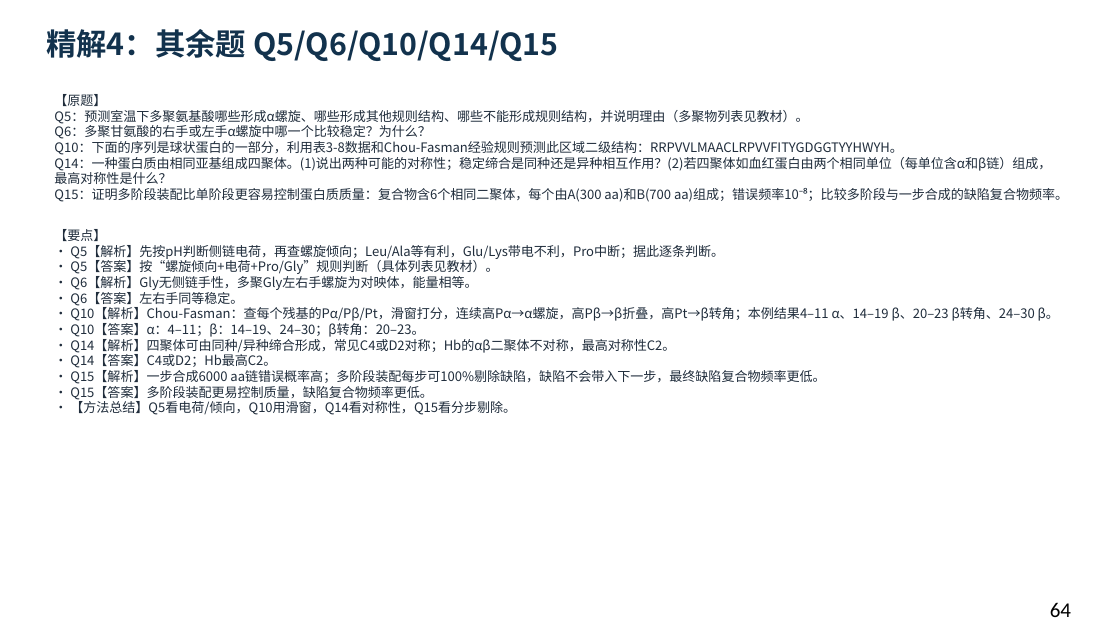
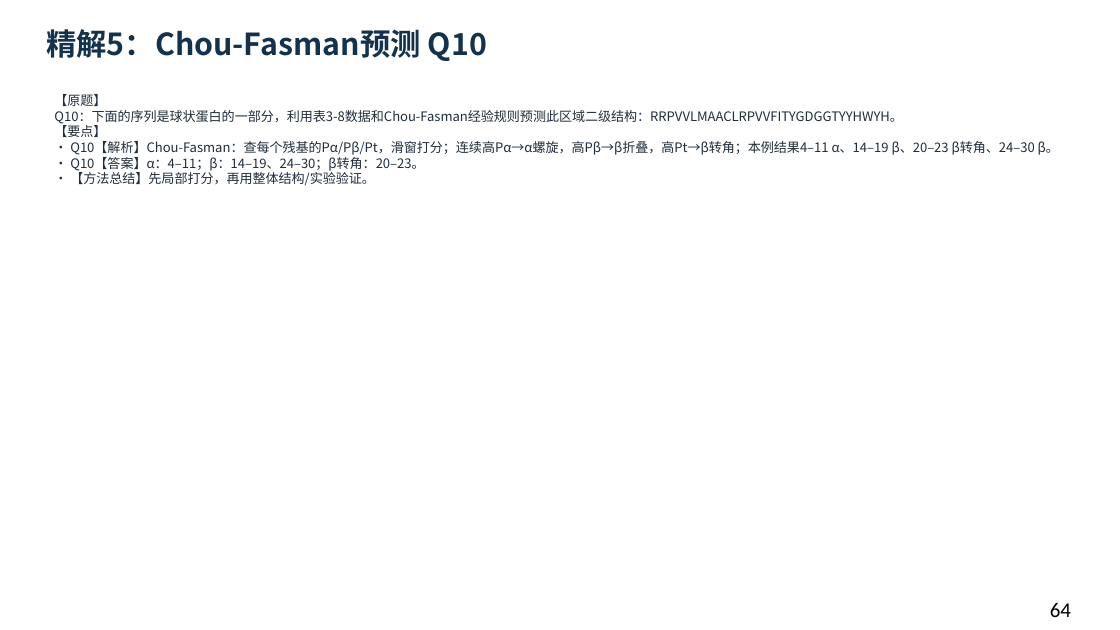
Before and after one commit to newkan-li/Biochemistry, a slide deck: slide 64 of downloads/bc03-ai-style.pptx. Drawn at 1120x630 pixels with LibreOffice and Linux fonts; fonts in the diff are those of the drawing. Boxes give left, top, right and bottom in pixels: in the first picture for what was removed or moved away, otherwise in the second. Text is boxed around its words. In the diff, an @@ line names an element or a change of style, - is before the commit and + after.

```diff
--- a/downloads/bc03-ai-style.pptx
+++ b/downloads/bc03-ai-style.pptx
@@ text at (46, 29, 487, 61): text changed @@
-精解4：其余题 Q5/Q6/Q10/Q14/Q15
+精解5：Chou-Fasman预测 Q10
@@ text at (54, 94, 1059, 186): text changed @@
-【原题】
-Q5：预测室温下多聚氨基酸哪些形成α螺旋、哪些形成其他规则结构、哪些不能形成规则结构，并说明理由（多聚物列表见教材）。
-Q6：多聚甘氨酸的右手或左手α螺旋中哪一个比较稳定？为什么？
-Q10：下面的序列是球状蛋白的一部分，利用表3-8数据和Chou-Fasman经验规则预测此区域二级结构：RRPVVLMAACLRPVVFITYGDGGTYYHWYH。
-Q14：一种蛋白质由相同亚基组成四聚体。(1)说出两种可能的对称性；稳定缔合是同种还是异种相互作用？(2)若四聚体如血红蛋白由两个相同单位（每单位含α和β链）组成，最高对称性是什么？
-Q15：证明多阶段装配比单阶段更容易控制蛋白质质量：复合物含6个相同二聚体，每个由A(300 aa)和B(700 aa)组成；错误频率10⁻⁸；比较多阶段与一步合成的缺陷复合物频率。
-【要点】
-• Q5【解析】先按pH判断侧链电荷，再查螺旋倾向；Leu/Ala等有利，Glu/Lys带电不利，Pro中断；据此逐条判断。
-• Q5【答案】按“螺旋倾向+电荷+Pro/Gly”规则判断（具体列表见教材）。
-• Q6【解析】Gly无侧链手性，多聚Gly左右手螺旋为对映体，能量相等。
-• Q6【答案】左右手同等稳定。
-• Q10【解析】Chou-Fasman：查每个残基的Pα/Pβ/Pt，滑窗打分，连续高Pα→α螺旋，高Pβ→β折叠，高Pt→β转角；本例结果4–11 α、14–19 β、20–23 β转角、24–30 β。
-• Q10【答案】α：4–11；β：14–19、24–30；β转角：20–23。
-• Q14【解析】四聚体可由同种/异种缔合形成，常见C4或D2对称；Hb的αβ二聚体不对称，最高对称性C2。
-• Q14【答案】C4或D2；Hb最高C2。
-• Q15【解析】一步合成6000 aa链错误概率高；多阶段装配每步可100%剔除缺陷，缺陷不会带入下一步，最终缺陷复合物频率更低。
-• Q15【答案】多阶段装配更易控制质量，缺陷复合物频率更低。
-• 【方法总结】Q5看电荷/倾向，Q10用滑窗，Q14看对称性，Q15看分步剔除。
+【原题】
+Q10：下面的序列是球状蛋白的一部分，利用表3-8数据和Chou-Fasman经验规则预测此区域二级结构：RRPVVLMAACLRPVVFITYGDGGTYYHWYH。
+【要点】
+• Q10【解析】Chou-Fasman：查每个残基的Pα/Pβ/Pt，滑窗打分；连续高Pα→α螺旋，高Pβ→β折叠，高Pt→β转角；本例结果4–11 α、14–19 β、20–23 β转角、24–30 β。
+• Q10【答案】α：4–11；β：14–19、24–30；β转角：20–23。
+• 【方法总结】先局部打分，再用整体结构/实验验证。
```
Also in this commit, not shown: 4 other slides changed, 5 other files.
